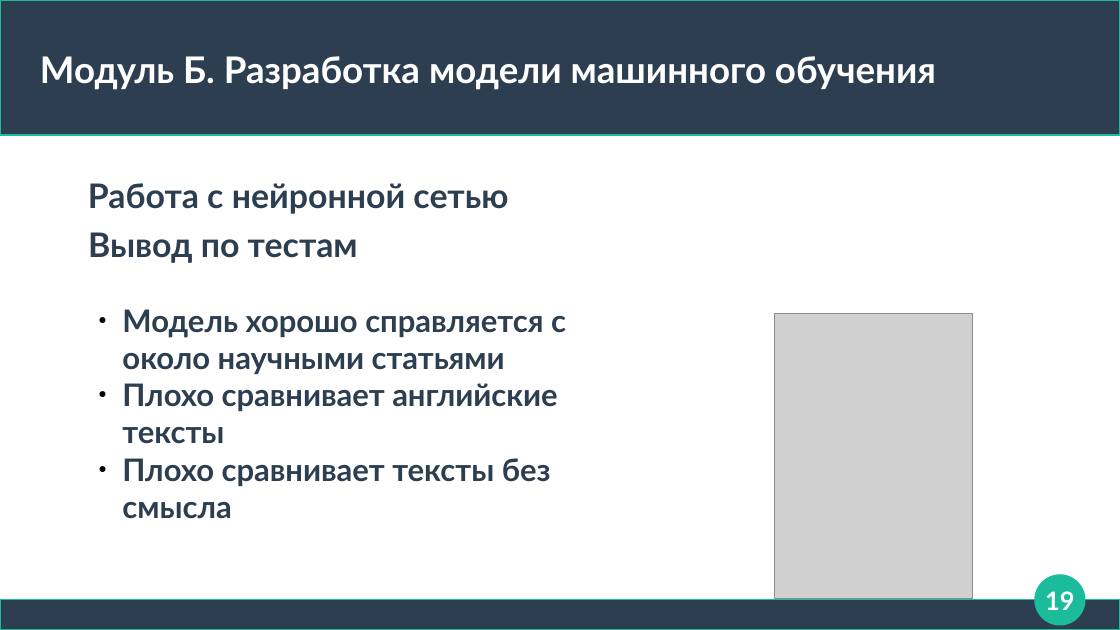
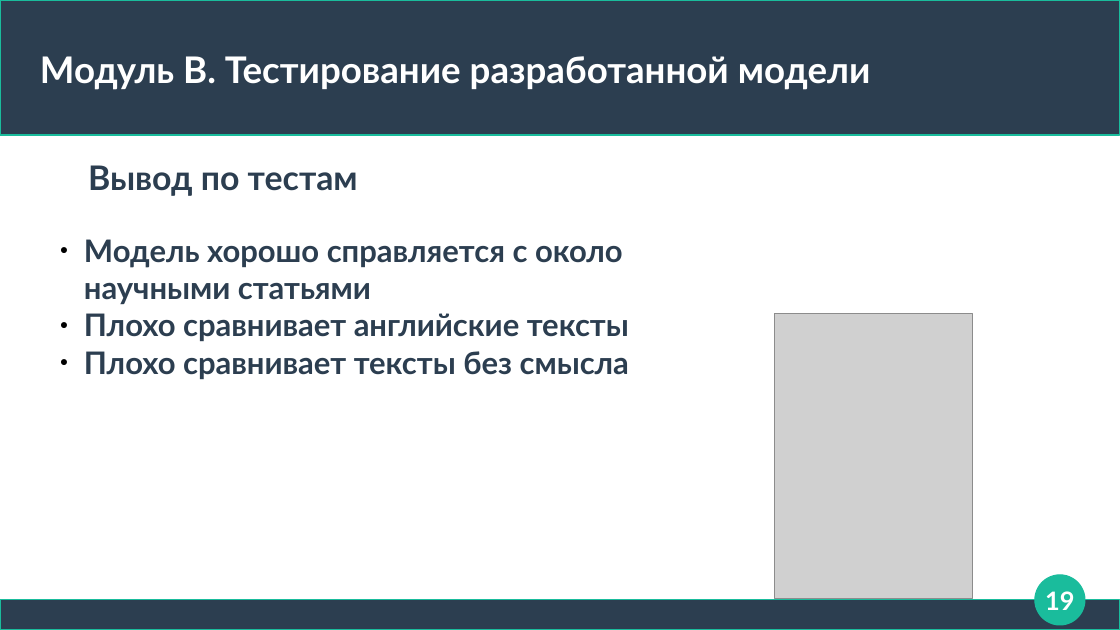
Before and after one commit to Rainfue/NLP-summary, a slide deck: slide 19 of Module4/presentation.odp. Drawn at 1120x630 pixels with LibreOffice and Linux fonts; fonts in the diff are those of the drawing; grey boxes stand for pictures. Boxes give left, top, right and bottom in pixels: in the first picture for what was removed or moved away, otherwise in the second. Text is boxed around its words. In the diff, an @@ line names an element or a change of style, - is before the commit and + after.

```diff
--- a/Module4/presentation.odp
+++ b/Module4/presentation.odp
@@ title at [40, 56, 871, 90]: text changed @@
-Модуль Б. Разработка модели машинного обучения
+Модуль В. Тестирование разработанной модели
@@ text "Вывод по тестам": place and size @@
-text "Вывод по тестам" at [88, 232, 358, 263]
+text "Вывод по тестам" at [88, 165, 358, 196]
@@ text removed at [88, 183, 508, 214] @@
-Работа с нейронной сетью
@@ text "Модель хорошо справляется с около ..." rewrapped from [122, 309, 566, 519] to [84, 239, 629, 379] @@
```
Also in this commit, not shown: 4 other slides changed, 1 other file.
